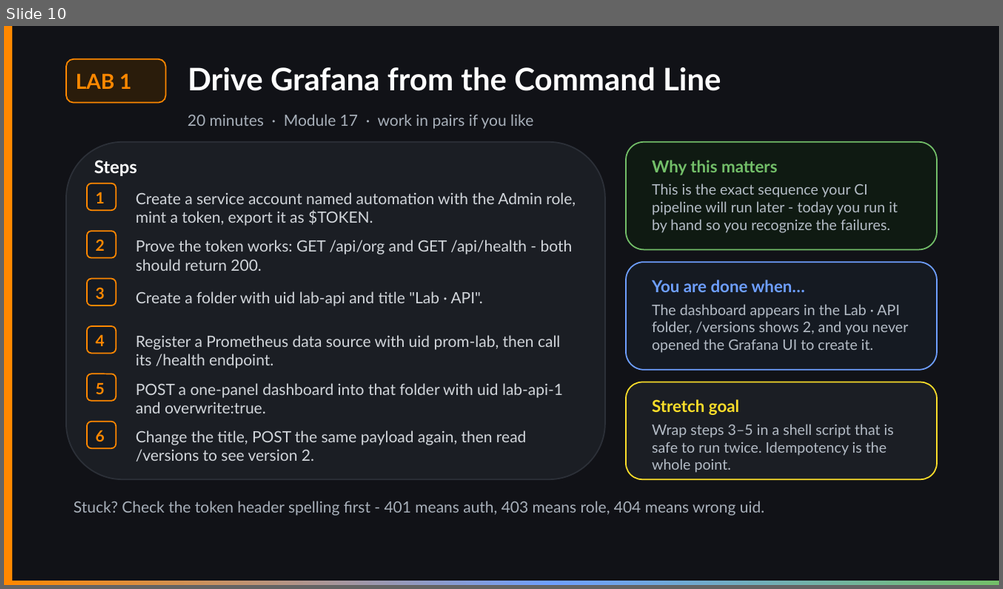
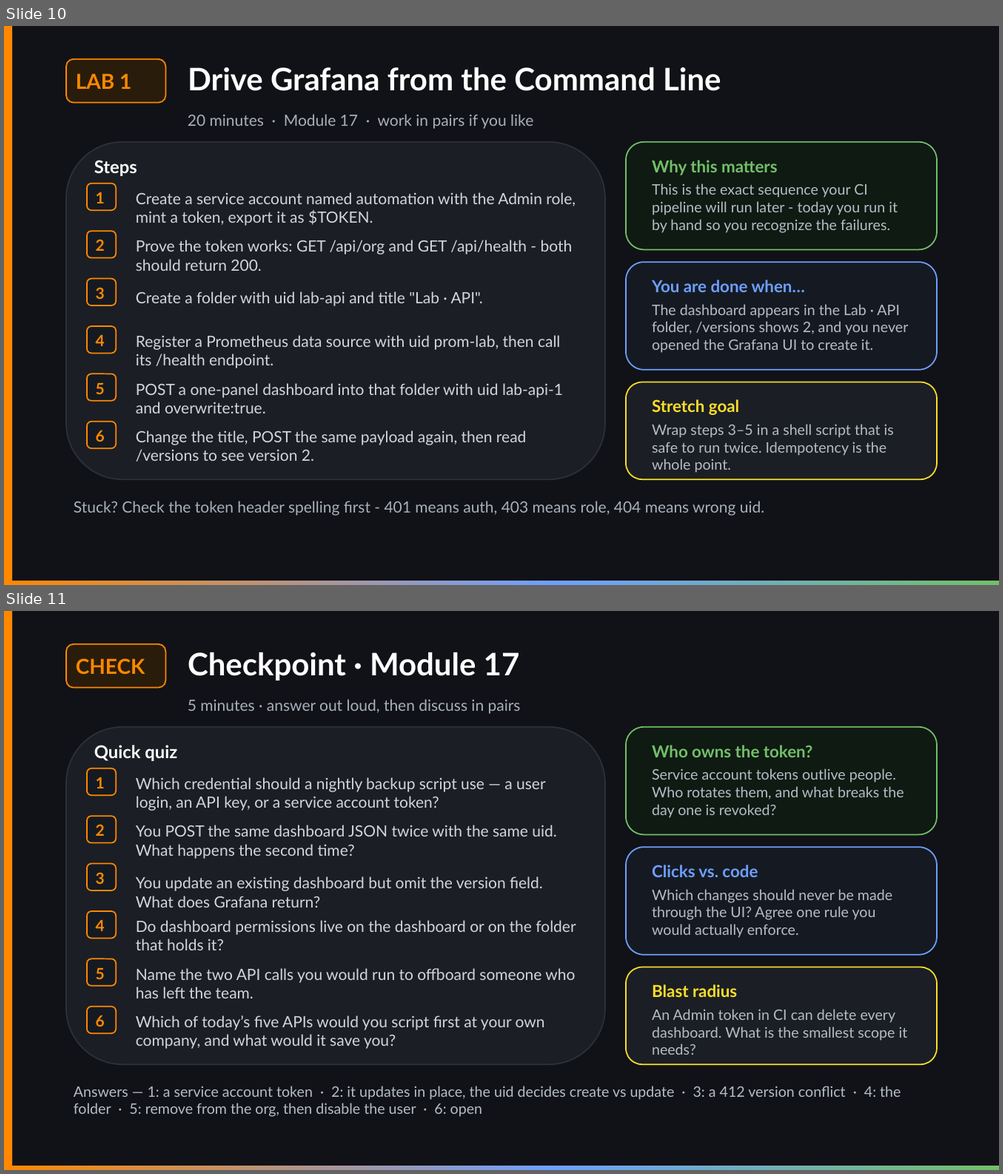
Before and after one commit to vikash-verma-profile/garfana-August-2026, a slide deck: Day-5/Day-5.pptx. Shown one above the other, each under a label of ours: slide 10 before the commit, slides 10 and 11 after it. The pictures are 1003x589 and 1003x1174 pixels, drawn with LibreOffice and Linux fonts; fonts in the diff are those of the drawing. Boxes give left, top, right and bottom in pixels: in the first picture for what was removed or moved away, otherwise in the second. Text is boxed around its words. In the diff, an @@ line names an element or a change of style, - is before the commit and + after.

```diff
--- a/Day-5/Day-5.pptx
+++ b/Day-5/Day-5.pptx
@@ slide 11 added at [4,611,999,1170], background #111217; not listed: 1 template element that a slide beside it also shows @@
@@ rectangle added at [4,611,12,1170], fill #FF8800 @@
@@ rounded rectangle added at [66,644,165,687], fill #2A1C0B, outline #FF8800 1.25 pt, 20 pt, text #FF8800, bold @@
+CHECK
@@ title added at [188,652,520,681], 30 pt, text #FFFFFF, bold @@
+Checkpoint · Module 17
@@ text added at [188,699,521,714], 15 pt, text #A8B0BA @@
+5 minutes · answer out loud, then discuss in pairs
@@ rounded rectangle added at [66,727,605,1065], fill #1B1E24, outline #2C3038 1.25 pt @@
@@ rounded rectangle added at [626,727,936,834], fill #0F1A12, outline #73BF69 1.25 pt @@
@@ text added at [94,745,177,761], 17 pt, text #FFFFFF, bold @@
+Quick quiz
@@ text added at [652,745,813,758], 16 pt, text #73BF69, bold @@
+Who owns the token?
@@ rounded rectangle added at [87,769,116,795], fill #151A22, outline #FF8800 1.25 pt, 15 pt, text #FF8800, bold @@
+1
@@ text added at [136,777,545,811], 15 pt, text #D2D6DB @@
+Which credential should a nightly backup script use — a user login, an API key, or a service account token?
@@ text added at [652,769,903,818], 14 pt, text #B4BCC6 @@
+Service account tokens outlive people. Who rotates them, and what breaks the day one is revoked?
@@ rounded rectangle added at [87,816,116,843], fill #151A22, outline #FF8800 1.25 pt, 15 pt, text #FF8800, bold @@
+2
@@ text added at [136,825,556,859], 15 pt, text #D2D6DB @@
+You POST the same dashboard JSON twice with the same uid. What happens the second time?
@@ rounded rectangle added at [626,848,936,955], fill #151A22, outline #6E9FFF 1.25 pt @@
@@ rounded rectangle added at [87,864,116,891], fill #151A22, outline #FF8800 1.25 pt, 15 pt, text #FF8800, bold @@
+3
@@ text added at [136,877,543,908], 15 pt, text #D2D6DB @@
+You update an existing dashboard but omit the version field. What does Grafana return?
@@ text added at [652,865,757,877], 16 pt, text #6E9FFF, bold @@
+Clicks vs. code
@@ text added at [652,889,892,938], 14 pt, text #B4BCC6 @@
+Which changes should never be made through the UI? Agree one rule you would actually enforce.
@@ rounded rectangle added at [87,911,116,939], fill #151A22, outline #FF8800 1.25 pt, 15 pt, text #FF8800, bold @@
+4
@@ text added at [136,920,575,951], 15 pt, text #D2D6DB @@
+Do dashboard permissions live on the dashboard or on the folder that holds it?
@@ rounded rectangle added at [87,960,116,986], fill #151A22, outline #FF8800 1.25 pt, 15 pt, text #FF8800, bold @@
+5
@@ text added at [136,968,575,999], 15 pt, text #D2D6DB @@
+Name the two API calls you would run to offboard someone who has left the team.
@@ rounded rectangle added at [626,968,936,1065], fill #1B1E24, outline #FADE2A 1.25 pt @@
@@ text added at [652,985,737,997], 16 pt, text #FADE2A, bold @@
+Blast radius
@@ rounded rectangle added at [87,1007,116,1034], fill #151A22, outline #FF8800 1.25 pt, 15 pt, text #FF8800, bold @@
+6
@@ text added at [652,1009,908,1055], 14 pt, text #B4BCC6 @@
+An Admin token in CI can delete every dashboard. What is the smallest scope it needs?
@@ text added at [136,1016,545,1049], 15 pt, text #D2D6DB @@
+Which of today’s five APIs would you script first at your own company, and what would it save you?
@@ text added at [74,1086,900,1117], 14 pt, text #B4BCC6 @@
+Answers — 1: a service account token · 2: it updates in place, the uid decides create vs update · 3: a 412 version conflict · 4: the folder · 5: remove from the org, then disable the user · 6: open
```
Also in this commit, not shown: 3 other slides added, 2 slides removed, 28 other files.
